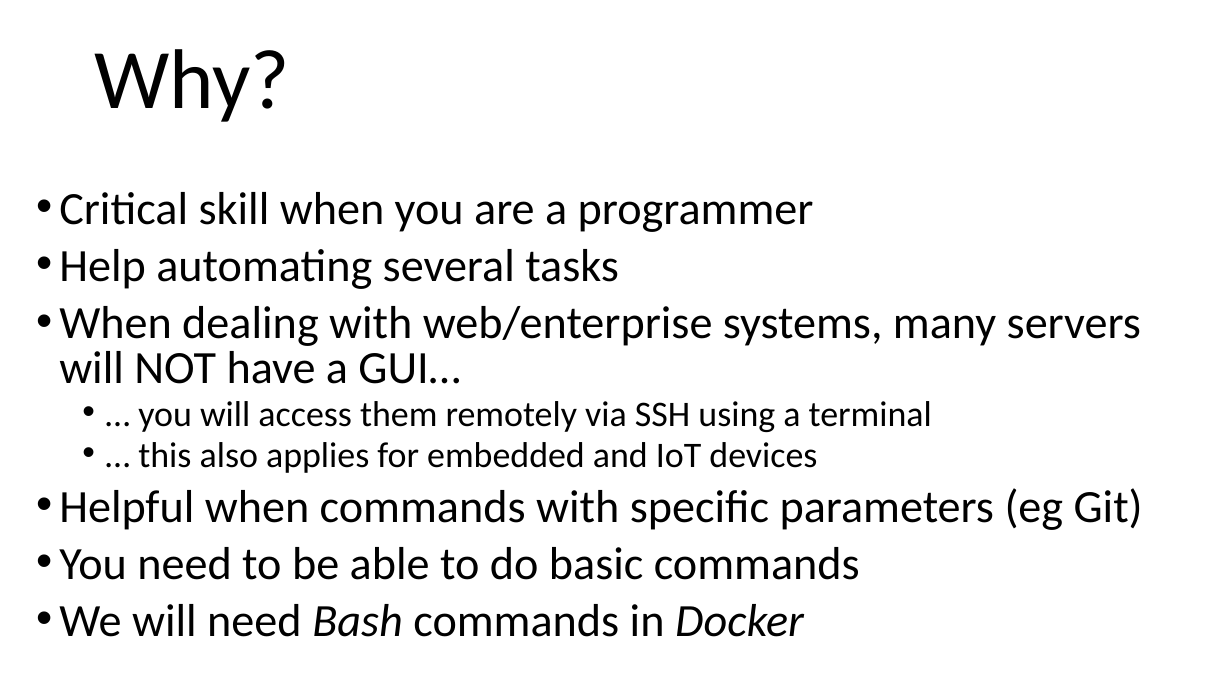
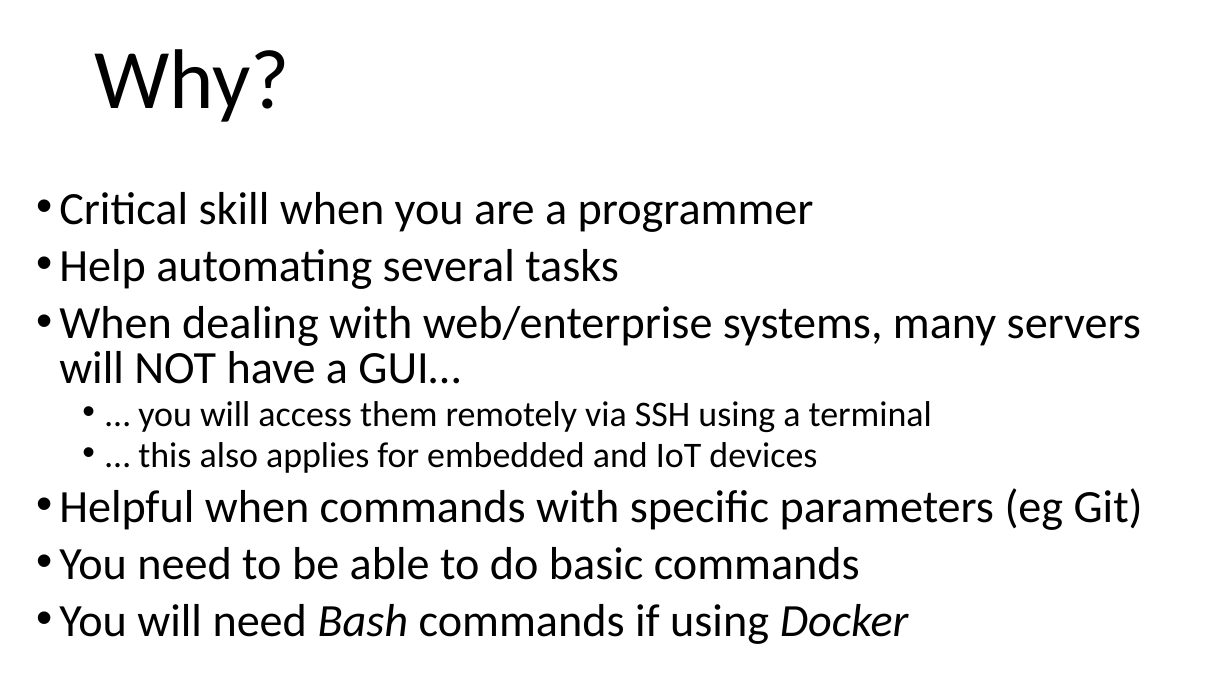
Before and after one commit to arcuri82/web_development_and_api_design, a slide deck: slide 6 of docs/slides/lesson_02.pptx. Drawn at 1232x693 pixels with LibreOffice and Linux fonts; fonts in the diff are those of the drawing. Boxes give left, top, right and bottom in pixels: in the first picture for what was removed or moved away, otherwise in the second. Text is boxed around its words. In the diff, an @@ line names an element or a change of style, - is before the commit and + after.

```diff
--- a/docs/slides/lesson_02.pptx
+++ b/docs/slides/lesson_02.pptx
@@ text at (x1=59, y1=604, x2=909, y2=644): text changed @@
-• We will need Bash commands in Docker
+• You will need Bash commands if using Docker
```
Also in this commit, not shown: 3 other slides changed, 4 other files.
